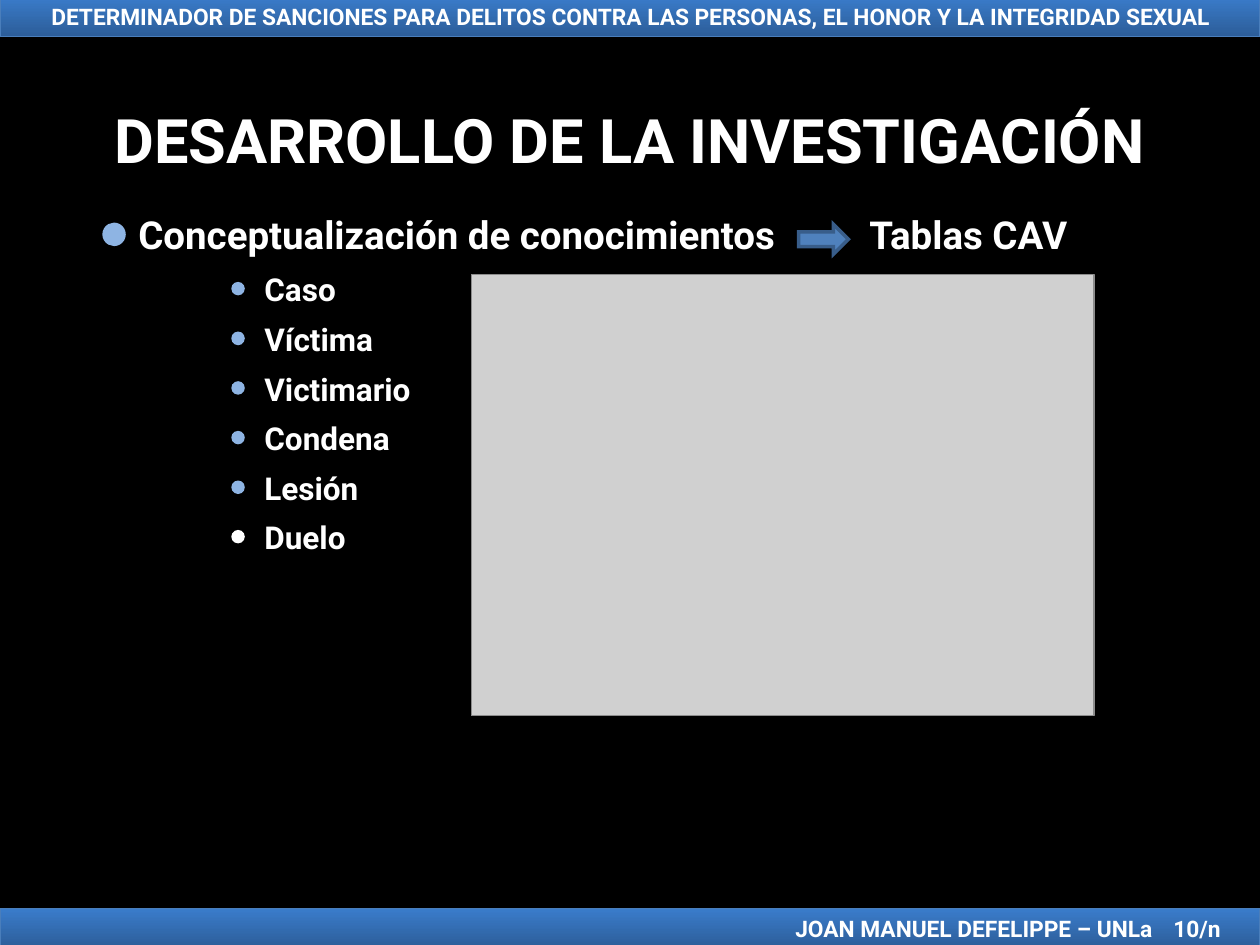
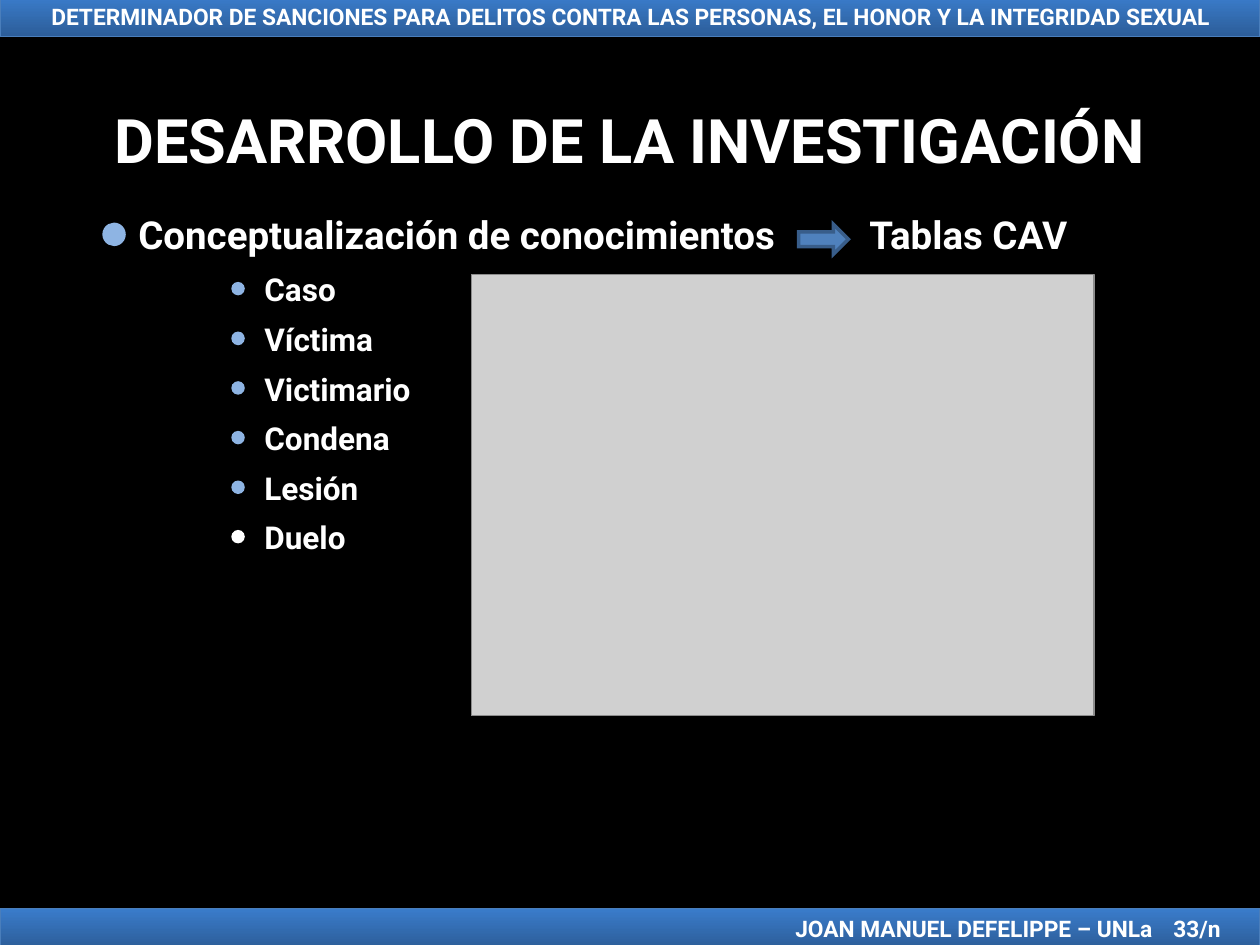
Before and after one commit to jmdefelippe/TFI_LicenciaturaEnSistemas, a slide deck: slide 33 of TFI Presentación Joan Manuel Defelippe.ppt. Drawn at 1260x945 pixels with LibreOffice and Linux fonts; fonts in the diff are those of the drawing; grey boxes stand for pictures. Boxes give left, top, right and bottom in pixels: in the first picture for what was removed or moved away, otherwise in the second. Text is boxed around its words. In the diff, an @@ line names an element or a change of style, - is before the commit and + after.

```diff
--- a/TFI Presentación Joan Manuel Defelippe.ppt
+++ b/TFI Presentación Joan Manuel Defelippe.ppt
@@ text in rectangle at box(795, 920, 1220, 939): text changed @@
-JOAN MANUEL DEFELIPPE – UNLa 10/n
+JOAN MANUEL DEFELIPPE – UNLa 33/n
```
Also in this commit, not shown: 32 other slides changed, 3 slides removed, 6 other files.
